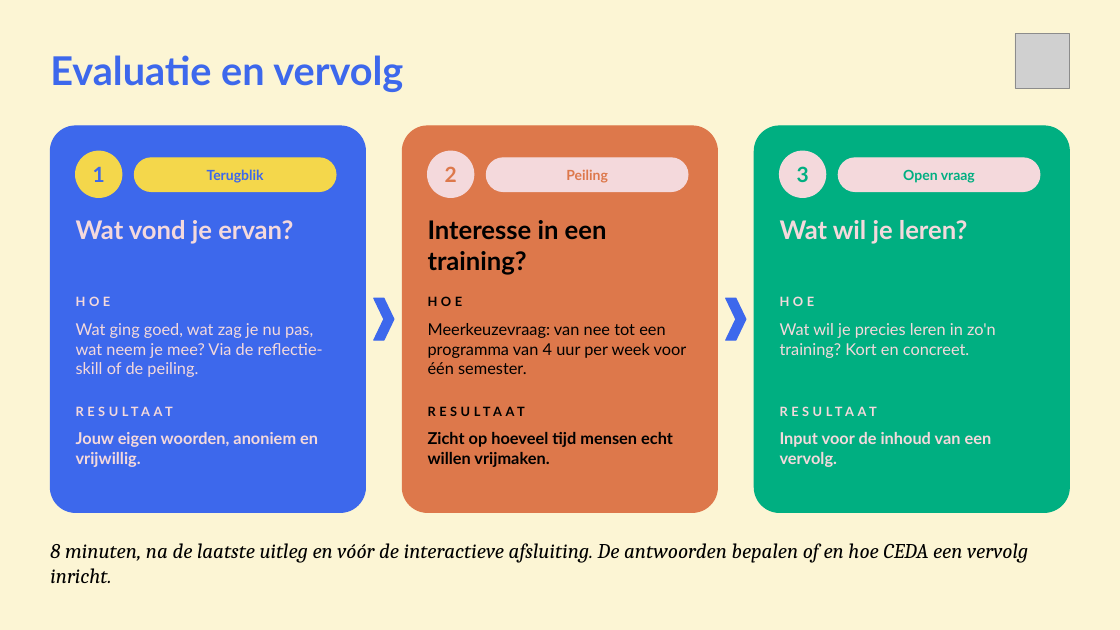
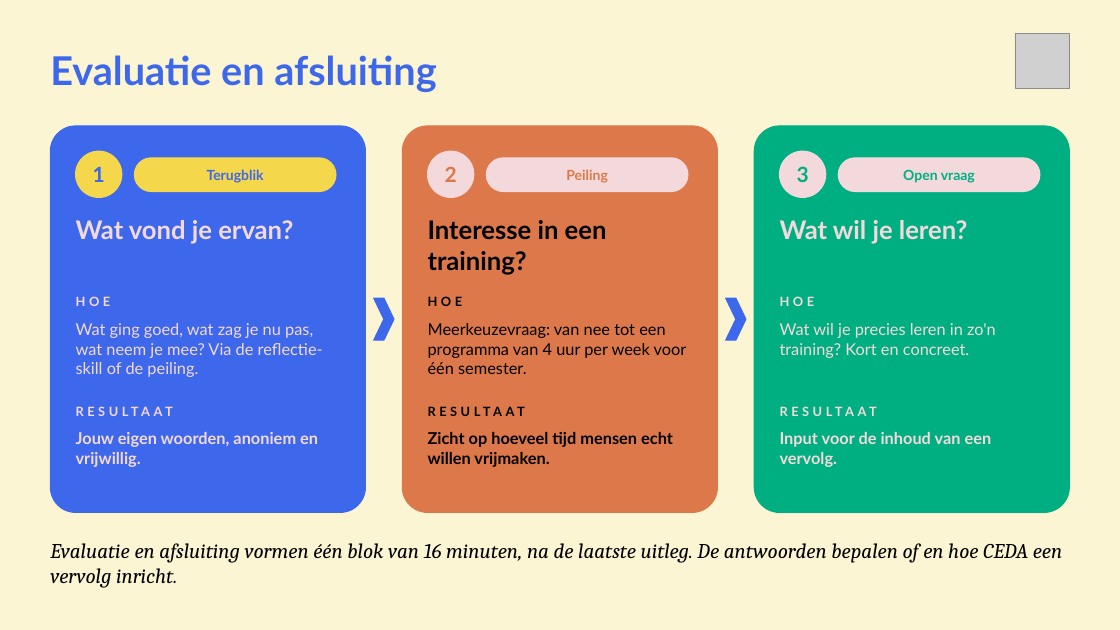
Before and after one commit to cedanl/clidev-presentaties, a slide deck: slide 14 of workshop-rad/exports/workshop-voorstel-RAD_120min.pptx. Drawn at 1120x630 pixels with LibreOffice and Linux fonts; fonts in the diff are those of the drawing; grey boxes stand for pictures. Boxes give left, top, right and bottom in pixels: in the first picture for what was removed or moved away, otherwise in the second. Text is boxed around its words. In the diff, an @@ line names an element or a change of style, - is before the commit and + after.

```diff
--- a/workshop-rad/exports/workshop-voorstel-RAD_120min.pptx
+++ b/workshop-rad/exports/workshop-voorstel-RAD_120min.pptx
@@ text at <box>50,55,436,92</box>: text changed @@
-Evaluatie en vervolg
+Evaluatie en afsluiting
@@ text at <box>50,543,1062,588</box>: text changed @@
-8 minuten, na de laatste uitleg en vóór de interactieve afsluiting. De antwoorden bepalen of en hoe CEDA een vervolg inricht.
+Evaluatie en afsluiting vormen één blok van 16 minuten, na de laatste uitleg. De antwoorden bepalen of en hoe CEDA een vervolg inricht.
```
Also in this commit, not shown: 2 other slides changed, 10 other files.
